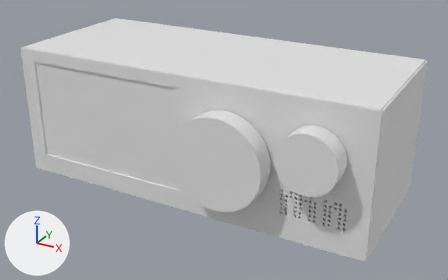
A saved change to the Blender file products/flacmn_deck_pro_housing/render_src/render/blender/deck_out_cad.blend.
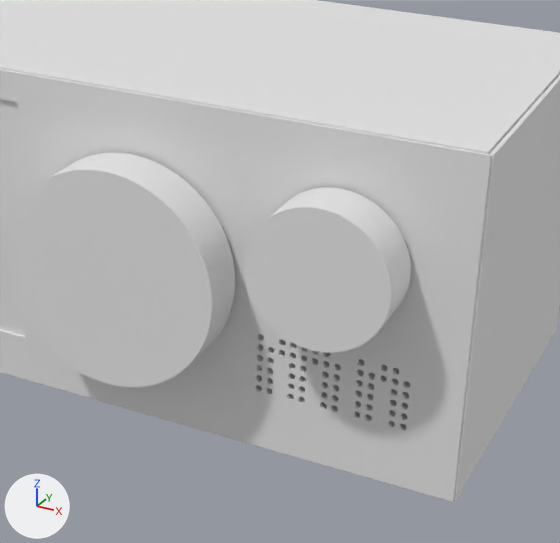
Old and new are each drawn whole from a camera (50 mm lens) standing at (0.3094, -0.2844, 0.1965) and looking at (0.1285, 0.0445, 0.0321) and again close up on the part from 38% to 92% of the width and 16% to 100% of the height. The lights are fixed; the arrows at lower left show +X, +Y and +Z. The older version's two pictures come first.

Objects in the first close-up: 'knob_big', 'knob_small', 'screen_glass', 'shell' and 1 more.
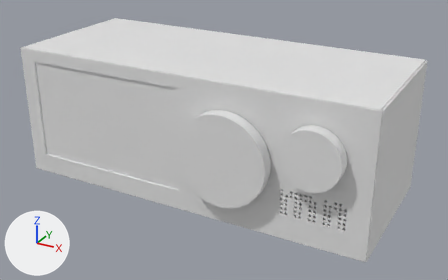
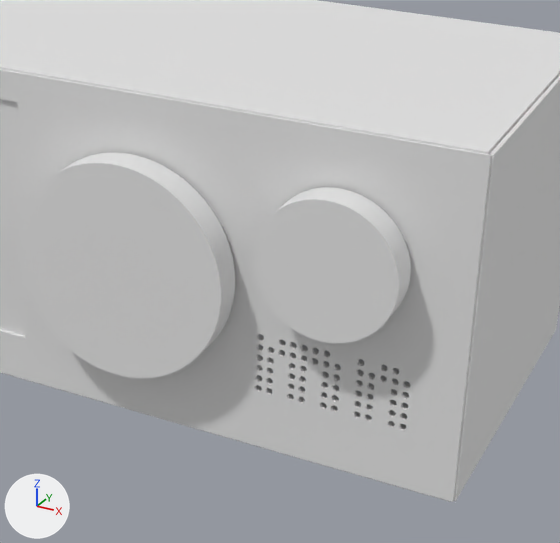
Boxes [x1, y1, x2, y2] around the edits, measured in the close-ups (560 x 543 px):
'knob_big', moved, rescaled: before [7, 153, 235, 387]; after [18, 153, 235, 378]
'knob_small', reshaped: before [244, 187, 411, 353]; after [253, 187, 411, 343]

What the commit changed:
me_mesh_knob_big is used by ob_knob_big; location (0.0, 0.0, 0.0); rotation (-1.571, 0.0, 0.0), in degrees (-90, 0, 0).
me_mesh_knob_big had 672 vertices, 668 faces and spanned x 0.126..0.183, y -0.0728..-0.0158, z -0.014..-0.001.
me_mesh_knob_big now has 672 vertices, 668 faces and spans x 0.126..0.183, y -0.0728..-0.0158, z -0.009..-0.001.
me_mesh_knob_big part 1: the whole mesh is scaled about its middle by (1, 1, 0.615), then moved by (0.0, 0.0, 0.0025).
me_mesh_knob_small is used by ob_knob_small; location (0.0, 0.0, 0.0); rotation (-1.571, 0.0, 0.0), in degrees (-90, 0, 0).
me_mesh_knob_small had 528 vertices, 524 faces and spanned x 0.1908..0.2258, y -0.0744..-0.0394, z -0.014..-0.001.
me_mesh_knob_small now has 528 vertices, 524 faces and spans x 0.1908..0.2258, y -0.0744..-0.0394, z -0.009..-0.001.
Part 2, on me_mesh_knob_small:
15 vertices are removed from x 0.1911..0.2258, y -0.0721..-0.0422, z -0.014.
106 faces are deleted.
242 vertices in x 0.1908..0.2258, y -0.0744..-0.0394, z -0.014 move by (0.0, 0.0, 0.005).
7 vertices move from x 0.1913..0.2258, y -0.0725..-0.0417, z -0.014 to x 0.1911..0.2258, y -0.0721..-0.0422, z -0.009.
15 new vertices lie (0.0, 0.0, -0.008) away from vertices in x 0.1913..0.2258, y -0.0725..-0.0417, z -0.001.
106 new faces join them.
